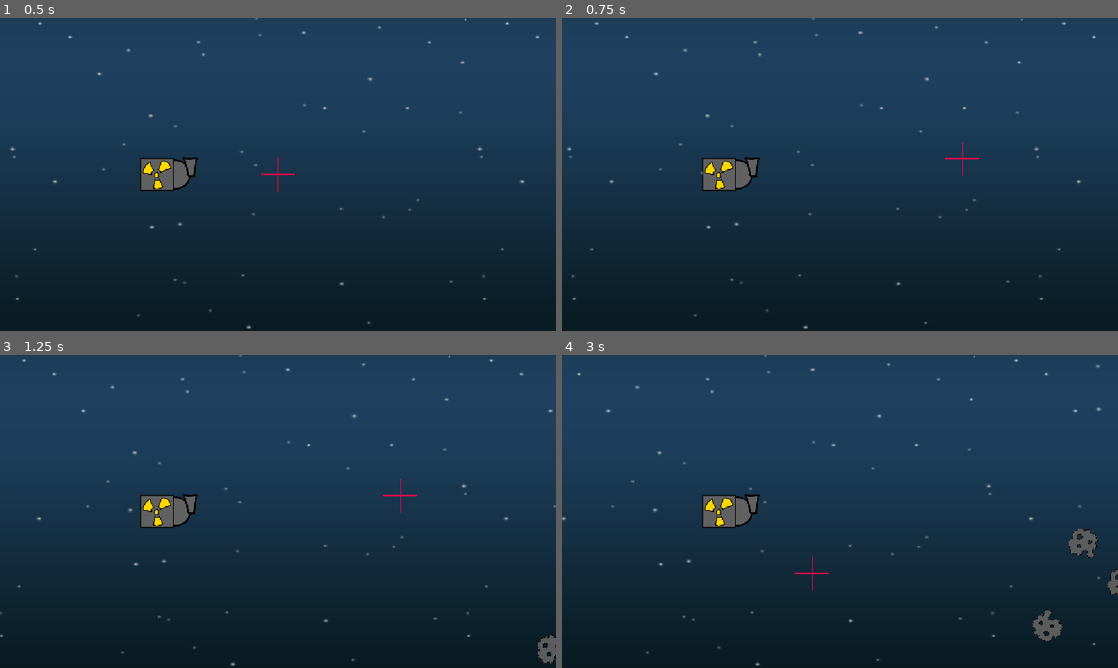
Above: before the commit, frames 1-4 (two rows, left to right).
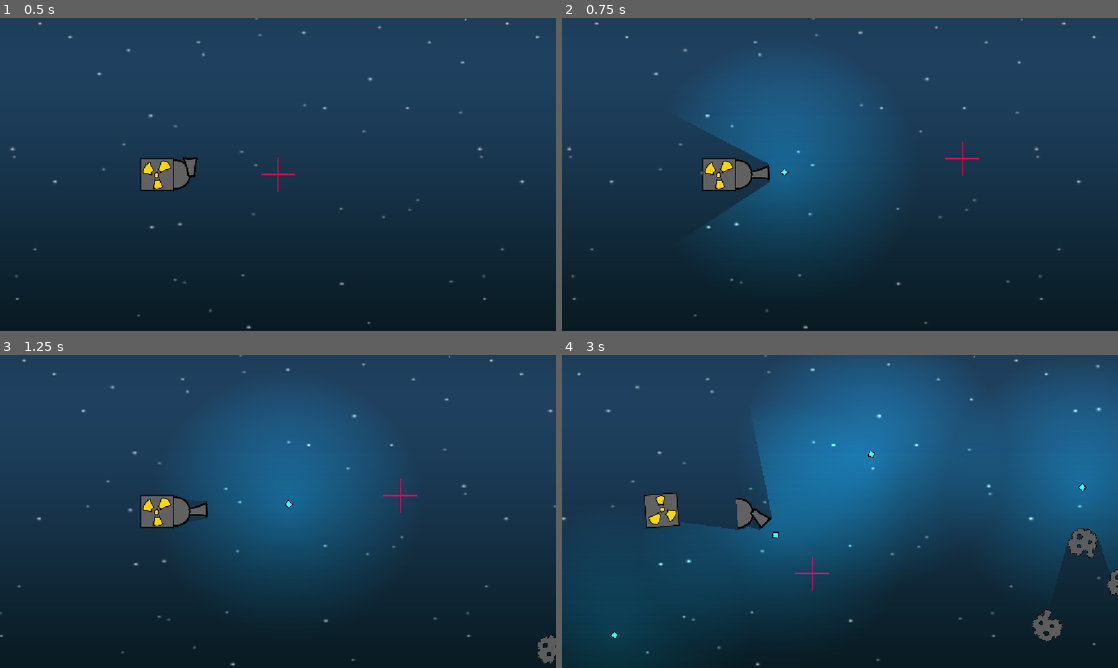
Above: after the commit, the same moments.

Repository: AndrewHay/meteor-strike
Game: Godot game, scene res://root.tscn
The game is run twice, just before and just after one commit, with the same random seed, the same clock (stepped at 60 frames per second) and the same inputs.
Inputs (mouse positions are in pixels of both pictures, inside the frame that each line leads up to):
- Up to frame 1 (0.5 s): no input
- Up to frame 2 (0.75 s): move the mouse to (962, 158) at 0.52 s; click (962, 158) at 0.67 s
- Up to frame 3 (1.25 s): no input
- Up to frame 4 (3 s): move the mouse to (728, 527) at 1.27 s; click (728, 527) at 1.42 s; move the mouse to (895, 442) at 2.02 s; click (895, 442) at 2.17 s; move the mouse to (812, 574) at 2.77 s; click (812, 574) at 2.92 s

Frame 1 is identical in both runs. In frame 2, 12% of the frame differs, in the area x 25-57%, y 18-83%; in frame 3, 14%; in frame 4, 45%, in the area x 0-100%, y 1-100%.
Error before the commit: Parse Error: Identifier "BARREL_VISUAL_OFFSET" not declared in the current scope. (res://turret/turret.gd:22)

Commit message:
Fix the world

Diff:
--- a/level/level.tscn
+++ b/level/level.tscn
@@ -20,5 +20,5 @@
 texture = ExtResource("1_vkbyq")
 centered = false
 
-[node name="Ship" parent="." instance=ExtResource("2_ship")]
+[node name="Ship" parent="." unique_id=1486578680 instance=ExtResource("2_ship")]
 position = Vector2(-454, 0)
--- a/turret/turret.gd
+++ b/turret/turret.gd
@@ -2,6 +2,7 @@
 
 const BULLET = preload("res://bullet/bullet.tscn")
 const EXPLOSION = preload("res://explosion/explosion.tscn")
+const BARREL_VISUAL_OFFSET := PI
 
 @export var spawn_point : Node2D
 @export var barrel : Sprite2D
@@ -12,11 +13,11 @@
 func _input(event: InputEvent) -> void:
 	if not Game.instance.playing: return
 	if event is InputEventMouseButton and event.is_pressed():
-		var direction := _get_fire_direction()
 		var b = BULLET.instantiate()
+		get_parent().add_child(b)
+		b.linear_velocity = _get_fire_direction() * 500.0
 		b.global_position = spawn_point.global_position
 		b.global_rotation = spawn_point.global_rotation
-		get_parent().add_child(b)
 	elif event is InputEventMouseMotion:
 		var mouse_local := to_local(get_global_mouse_position()) - barrel.position
 		barrel.rotation = mouse_local.angle() + BARREL_VISUAL_OFFSET
Not shown: 1 places in level/level.tscn that only renumber resources
